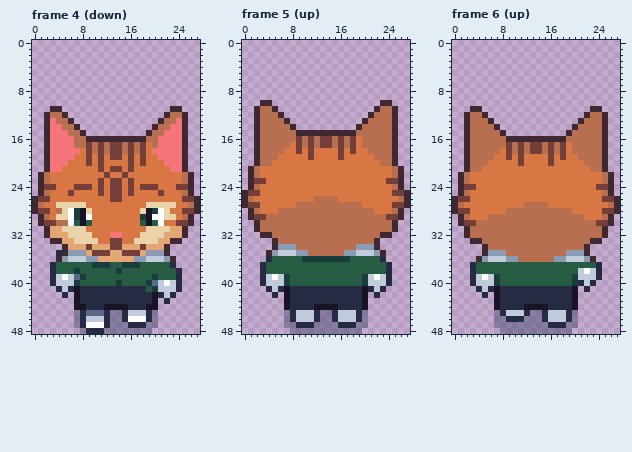
Two versions of one pixel-art file, brackeys-2023-2/Assets/Sprites/cat-npc-animated.aseprite. The picture above was drawn from the file before the commit.
28x49 pixels, 16 frames. Shown: frame 4 (down), frame 5 (up), frame 6 (up). The commit also changed other frames, which this record leaves out.
The same view after the edit:
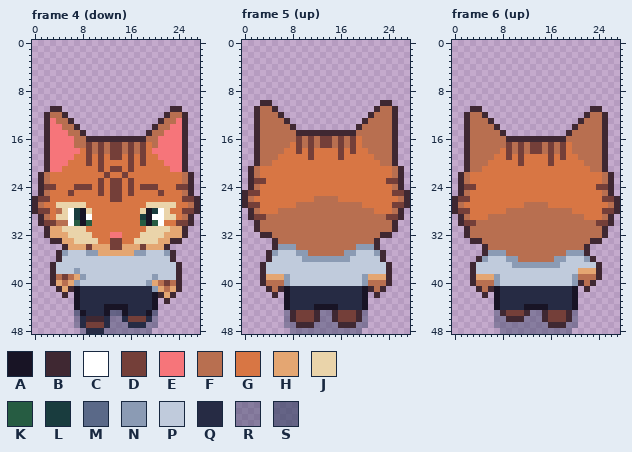
Palette (. is transparent): A #181425  B #3f2832  C #ffffff  D #743f39  E #f6757a  F #b86f50  G #d87644  H #e4a672  J #ead4aa  K #265c42  L #193c3e  M #5a6988  N #8b9bb4  P #c0cbdc  Q #262b44  R #3a446670  S #3a4466af
Commit message: cat guy, exporte dpiano
Edits made:
layer "Flattened" added
layer "Layer 1" removed
--- frame 4 (down), layer "Flattened"
@@ x 0..27 @@
 34 .....BHHHDHHHDDHHHDHHHB.....
-35 ....QBNNNHDDDHHDDDHNNNB.....
-36 ....BNPPPNNHHHHHHNNPPPNB....
-37 ...QKKKKKKLLLKKLLLKKKKKQ....
-38 ...QKKKLKKKKKKLKKKKKKKKKQ...
-39 ...QPCPMLKKKKKKKKKKKLKKKQ...
-40 ...QPPPLKKKKKKLKKKKLMPCPQ...
-41 ....QPQAQQQQQQQQQQQKLPPPQ...
-42 .....Q.AQQQQQQQQQQQQAQPQ....
-43 .......AQQQQQQQQQQQQA.Q.....
-44 .......AAQQQAAAAQQQAA.......
-45 .......RQMMMQRRQPPPQR.......
-46 .......RQPPPQRRQCCCQR.......
-47 .......RQCCCQRRRQQQRR.......
+35 ....BNPPPNNHHHHHHNNPPPNB....
+36 ....BPPPPPPPPPPPPPPPPPPB....
+37 ...BPPPPPPPPPPPPPPPPPPPPB...
+38 ...BPPPNPPPPPPPPPPPPPPPPB...
+39 ...BFDFHNPPPPPPPPPPPNPPPB...
+40 ...BHFHNPPPPPPPPPPPNHFDFB...
+41 ....BHBAQQQQQQQQQQQQNHFHB...
+42 .....B.AQQQQQQQQQQQQABHB....
+43 .......AQQQQQQQQQQQQA.B.....
+44 .......AQQQQAAAAQQQQA.......
+45 .......SAQQQASSAQQQAS.......
+46 .......RQBBBQRRQDDDQR.......
+47 .......RQDDDQRRRQQQRR.......
 48 ........RQQQRRRRRRRR........
--- frame 5 (up), layer "Flattened"
@@ x 0..27 @@
 35 ....BNPPPNNFFFFFFNNPPPNB....
-36 ....QKKKKKLLLLLLLLKKKKKQ....
-37 ...QKKKKKKKKKKKKKKKKKKKKQ...
-38 ...QKKKKKKKKKKKKKKKKKKKKQ...
-39 ...QPCPLKKKKKKKKKKKKLPCPQ...
-40 ...QPPPLKKKKKKKKKKKKLPPPQ...
-41 ....QPQAQQQQQQQQQQQQAQPQ....
-42 .....Q.AQQQQQQQQQQQQA.Q.....
+36 ....BPPPPPNNNNNNNNPPPPPB....
+37 ...BPPPPPPPPPPPPPPPPPPPPB...
+38 ...BPPPPPPPPPPPPPPPPPPPPB...
+39 ...BHHHNPPPPPPPPPPPPNHHHB...
+40 ...BFFFNPPPPPPPPPPPPNFFFB...
+41 ....BFBAQQQQQQQQQQQQABFB....
+42 .....B.AQQQQQQQQQQQQA.B.....
 43 .......AQQQQQQQQQQQQA.......
 44 .......AQQQQAAAAQQQQA.......
-45 .......RQPPPQRRQPPPQR.......
-46 .......RQPPPQRRQPPPQR.......
-47 .......RRQQQRRRRQQQRR.......
+45 .......RBDDDBRRBDDDBR.......
+46 .......RBDDDBRRBDDDBR.......
+47 .......RRBBBRRRRBBBRR.......
 48 ........RRRRRRRRRRRR........
--- frame 6 (up), layer "Flattened"
@@ x 0..27 @@
 36 ....BNPPPNNFFFFFFNNPPPNB....
-37 ...QKKKKKKKKKKKKKKKKKKKKQ...
-38 ...QKKKKKKKKKKKKKKKKKPCPQ...
-39 ...QPCPLKKKKKKKKKKKKLPPPQ...
-40 ...QPPPLKKKKKKKKKKKKLQPQ....
-41 ....QPQAQQQQQQQQQQQQA.Q.....
-42 .....Q.AQQQQQQQQQQQQA.......
+37 ...BPPPPPPNNNNNNNNPPPPPPB...
+38 ...BPPPPPPPPPPPPPPPPPHHHB...
+39 ...BHHHNPPPPPPPPPPPPNFFFB...
+40 ...BFFFNPPPPPPPPPPPPNBFB....
+41 ....BFBAQQQQQQQQQQQQA.B.....
+42 .....B.AQQQQQQQQQQQQA.......
 43 .......AQQQQQQQQQQQQA.......
 44 .......AQQQQAAAAQQQQA.......
-45 .......RQPPPQRRQPPPQR.......
-46 .......RRQQQRRRQPPPQR.......
-47 .......RRRRRRRRRQQQRR.......
+45 .......RBDDDBRRBDDDBR.......
+46 .......RRBBBRRRBDDDBR.......
+47 .......RRRRRRRRRBBBRR.......
 48 ........RRRRRRRRRRRR........
Where, in picture pixels (left, top, right, bottom), the same in both pictures:
changed: (50, 250, 182, 328)
changed: (260, 256, 392, 328)
changed: (470, 262, 602, 328)
